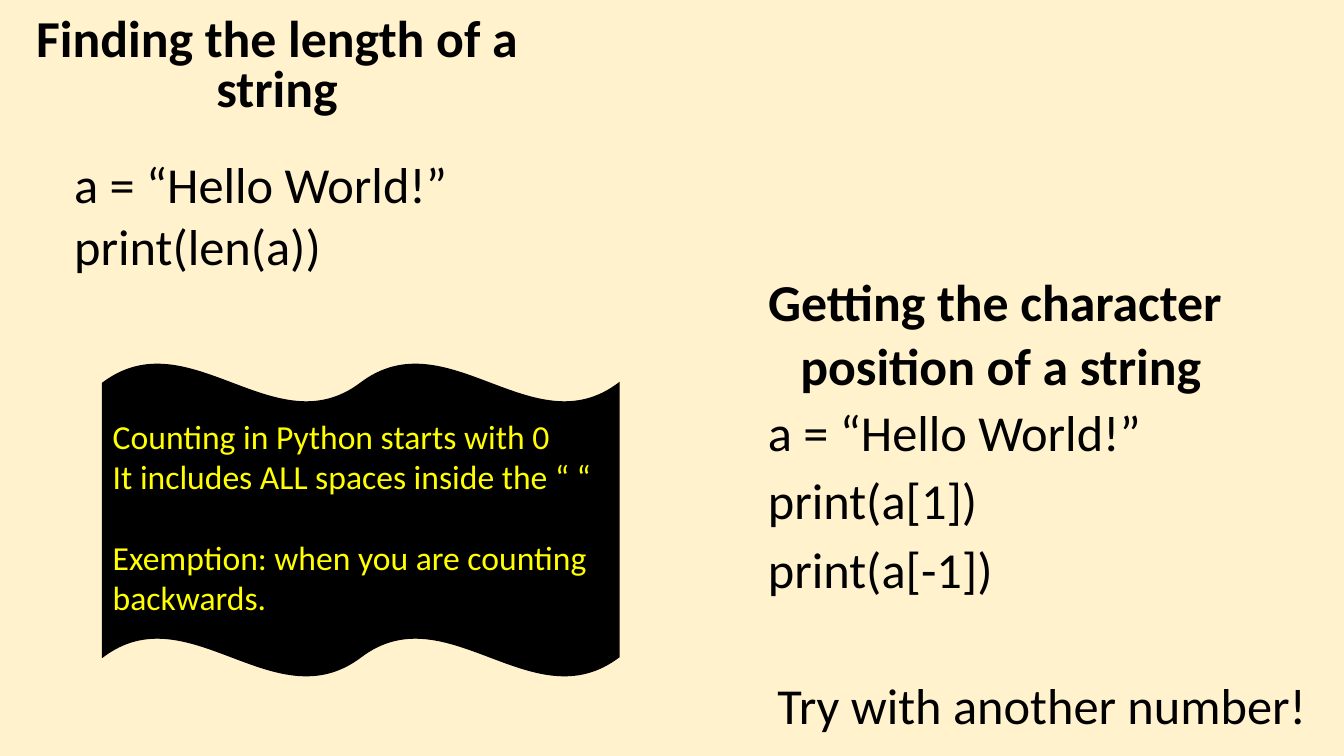
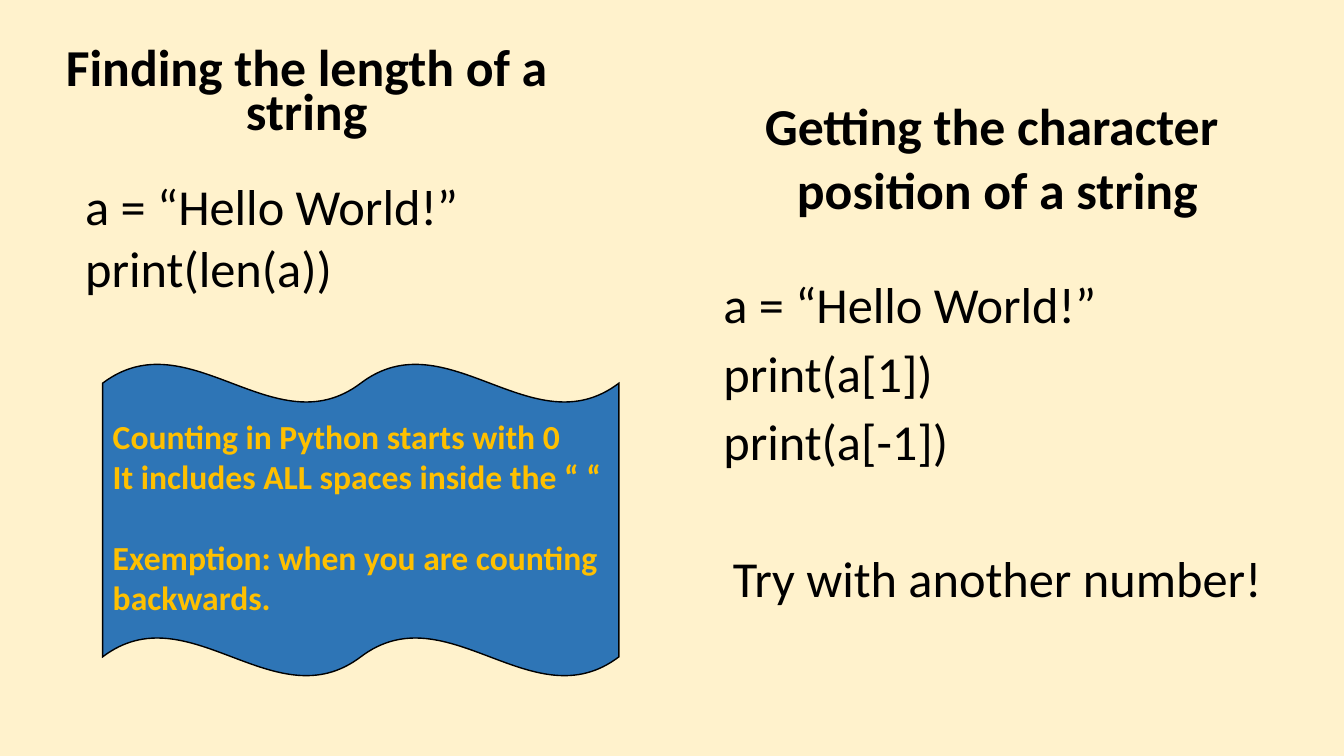
Before and after one commit to torres11991/dap-curriculum, a slide deck: slide 9 of Section05/5.2-Python_DataTypes1.pptx. Drawn at 1344x756 pixels with LibreOffice and Linux fonts; fonts in the diff are those of the drawing. Boxes give left, top, right and bottom in pixels: in the first picture for what was removed or moved away, otherwise in the second. Text is boxed around its words. In the diff, an @@ line names an element or a change of style, - is before the commit and + after.

```diff
--- a/Section05/5.2-Python_DataTypes1.pptx
+++ b/Section05/5.2-Python_DataTypes1.pptx
@@ text "Finding the length of a ...": place and size @@
-text "Finding the length of a ..." at bbox=[36, 20, 518, 116]
+text "Finding the length of a ..." at bbox=[66, 49, 548, 139]
@@ text "Finding the length of a ..." at bbox=[66, 49, 548, 139]: line spacing 0.8 to 0.7 @@
@@ text "Getting the character": place and size @@
-text "Getting the character" at bbox=[768, 284, 1221, 394]
+text "Getting the character" at bbox=[765, 108, 1218, 218]
@@ text "a = “Hello World!”": place and size @@
-text "a = “Hello World!”" at bbox=[74, 167, 447, 273]
+text "a = “Hello World!”" at bbox=[85, 189, 458, 295]
@@ text "a = “Hello World!”": place and size @@
-text "a = “Hello World!”" at bbox=[768, 415, 1306, 732]
+text "a = “Hello World!”" at bbox=[723, 287, 1262, 605]
@@ double wave at bbox=[103, 364, 619, 677]: fill #000000 to #2E75B6 @@
@@ text "Counting in Python starts with ..." at bbox=[113, 425, 597, 611]: text colour #FFFF00 to #FFC000, bold on @@
```
Also in this commit, not shown: 7 other slides changed, 1 other file.
